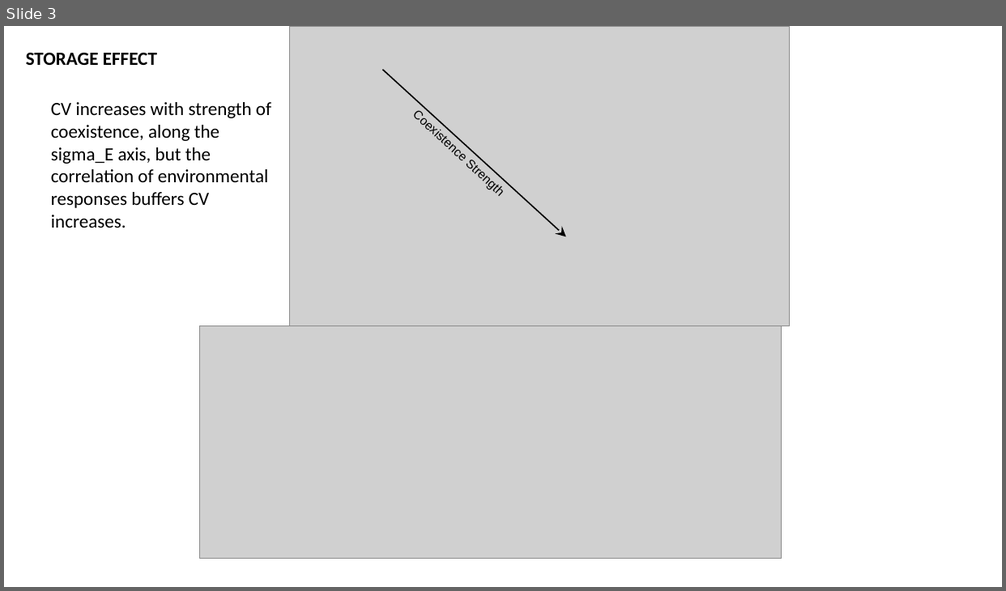
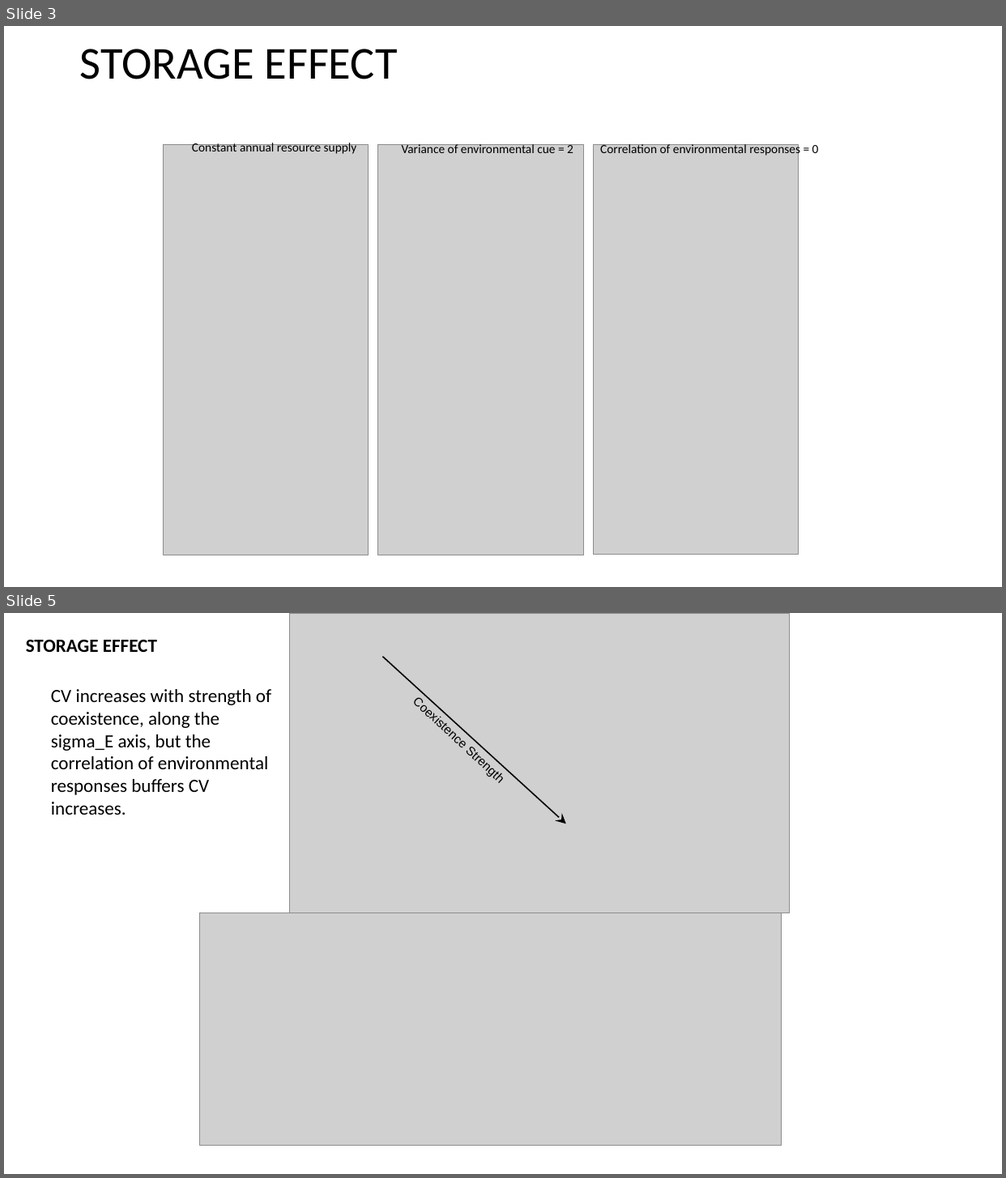
Before and after one commit to atredennick/Coexistence-Stability, a slide deck: devel/prelim_results_slides.pptx. Shown one above the other, each under a label of ours: slide 3 before the commit, slides 3 and 5 after it; the slides between them are not shown. The pictures are 1006x591 and 1006x1178 pixels, drawn with LibreOffice and Linux fonts; fonts in the diff are those of the drawing; grey boxes stand for pictures. Boxes give left, top, right and bottom in pixels: in the first picture for what was removed or moved away, otherwise in the second. Text is boxed around its words. In the diff, an @@ line names an element or a change of style, - is before the commit and + after.

Commit message:
adds new prelim results for varying cue and resuorce for storage effect

```diff
--- a/devel/prelim_results_slides.pptx
+++ b/devel/prelim_results_slides.pptx
@@ slide 3 added at (4, 26, 1002, 587), background #FFFFFF @@
@@ title added at (80, 49, 398, 79), 44 pt, text #000000 @@
+STORAGE EFFECT
@@ picture added at (164, 145, 368, 555) @@
@@ text added at (192, 140, 357, 154), 12 pt, text #000000 @@
+Constant annual resource supply
@@ picture added at (378, 145, 583, 555) @@
@@ text added at (402, 143, 573, 153), 12 pt, text #000000 @@
+Variance of environmental cue = 2
@@ picture added at (593, 145, 799, 555) @@
@@ text added at (600, 143, 819, 157), 12 pt, text #000000 @@
+Correlation of environmental responses = 0
@@ what was slide 3 is now slide 5 @@
```
Also in this commit, not shown: 1 other slide added, 5 other files.
